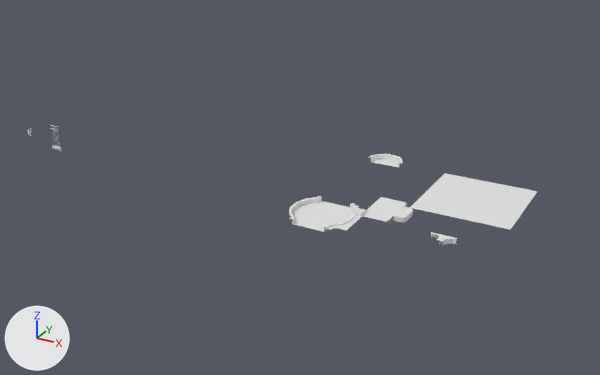
Renders of the Blender file PalaceGlasshouseModels.blend from each side of a commit.
Before and after are seen from a camera (50 mm lens) standing at (136.5, -130.1, 69.2) and looking at (55.6, 17.1, -4.4). The lights are fixed; the arrows at lower left show +X, +Y and +Z. The same objects are shown in both versions, whatever each file hides.

In view in the first picture: 'SM_Floor', 'SM_Floor4x8', 'SM_FloorEdge4x8', 'SM_FloorEdgeCorner', 'SM_FloorEdgeIndent', 'SM_FloorEdgeOuterCorner', 'SM_PoolCenter'.
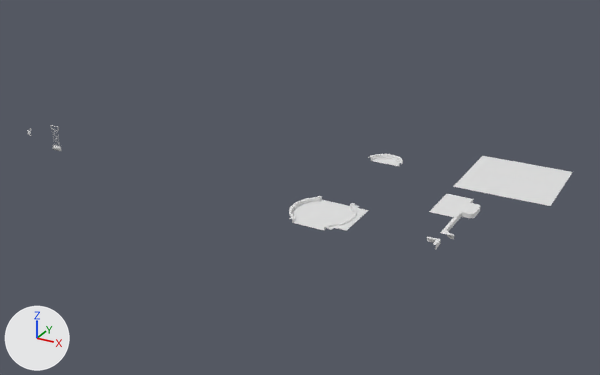
Changed parts and their boxes (x1, y1, x2, y2) in the pictures (600 x 375 px):
'SM_Floor', moved
    before: (410, 173, 538, 230)
    after: (453, 156, 572, 206)
'SM_Floor4x8', moved
    before: (360, 197, 404, 221)
    after: (429, 194, 470, 217)
'SM_FloorEdgeIndent', moved
    before: (385, 202, 413, 225)
    after: (454, 198, 480, 222)
'SM_FloorEdgeCorner', moved, turned
    before: (440, 235, 457, 246)
    after: (440, 228, 454, 239)
'SM_FloorEdgeOuterCorner', moved
    before: (431, 232, 444, 245)
    after: (427, 236, 441, 250)
'SM_FloorEdge4x8', moved (not visible before)
    after: (445, 218, 457, 232)

Diff of the bpy script that builds the scene:
```diff
--- a/PalaceGlasshouseModels.blend.py
+++ b/PalaceGlasshouseModels.blend.py
@@ ob_sm_floor @@
 ob_sm_floor = bpy.data.objects.new('SM_Floor', me_plane_006)
-ob_sm_floor.location = (94.0, 20.0, 0.0)
+ob_sm_floor.location = (98.0, 34.0, 0.0)
@@ ob_sm_floor4x8 @@
 ob_sm_floor4x8 = bpy.data.objects.new('SM_Floor4x8', me_circle_010)
-ob_sm_floor4x8.location = (82.0, 2.0, 0.0)
+ob_sm_floor4x8.location = (93.0, 10.0, 0.0)
@@ ob_sm_flooredge4x8 @@
 ob_sm_flooredge4x8 = bpy.data.objects.new('SM_FloorEdge4x8', me_circle_013)
-ob_sm_flooredge4x8.location = (82.0, 2.0, 0.0)
+ob_sm_flooredge4x8.location = (93.0, 5.0, 0.0)
@@ ob_sm_flooredgeindent @@
 ob_sm_flooredgeindent = bpy.data.objects.new('SM_FloorEdgeIndent', me_circle_029)
-ob_sm_flooredgeindent.location = (82.0, 2.0, 0.0)
+ob_sm_flooredgeindent.location = (93.0, 10.0, 0.0)
@@ ob_sm_flooredgeoutercorner @@
 ob_sm_flooredgeoutercorner = bpy.data.objects.new('SM_FloorEdgeOuterCorner', me_circle_030)
-ob_sm_flooredgeoutercorner.location = (94.0, 2.0, 0.0)
+ob_sm_flooredgeoutercorner.location = (94.0, 0.0, 0.0)
 ob_sm_flooredgeoutercorner.scale = (-1.0, 1.0, 1.0)
@@ ob_sm_flooredgecorner @@
 ob_sm_flooredgecorner = bpy.data.objects.new('SM_FloorEdgeCorner', me_circle_021)
-ob_sm_flooredgecorner.location = (94.0, 2.0, 0.0)
+ob_sm_flooredgecorner.location = (93.0, 2.5, 0.0)
+ob_sm_flooredgecorner.rotation_euler = (0.0, 0.0, 1.571)  # degrees (0, 0, 90)
```
